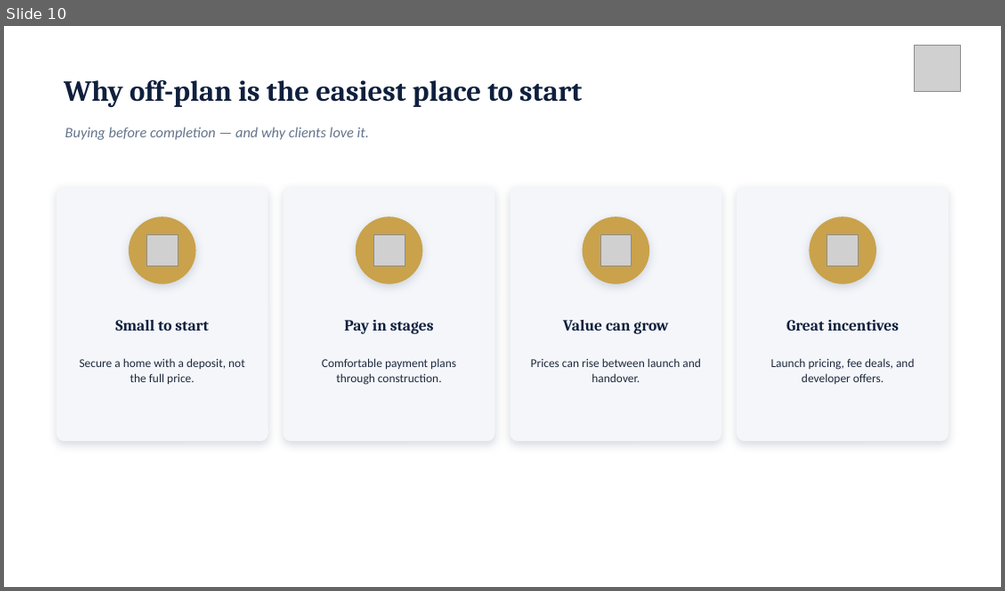
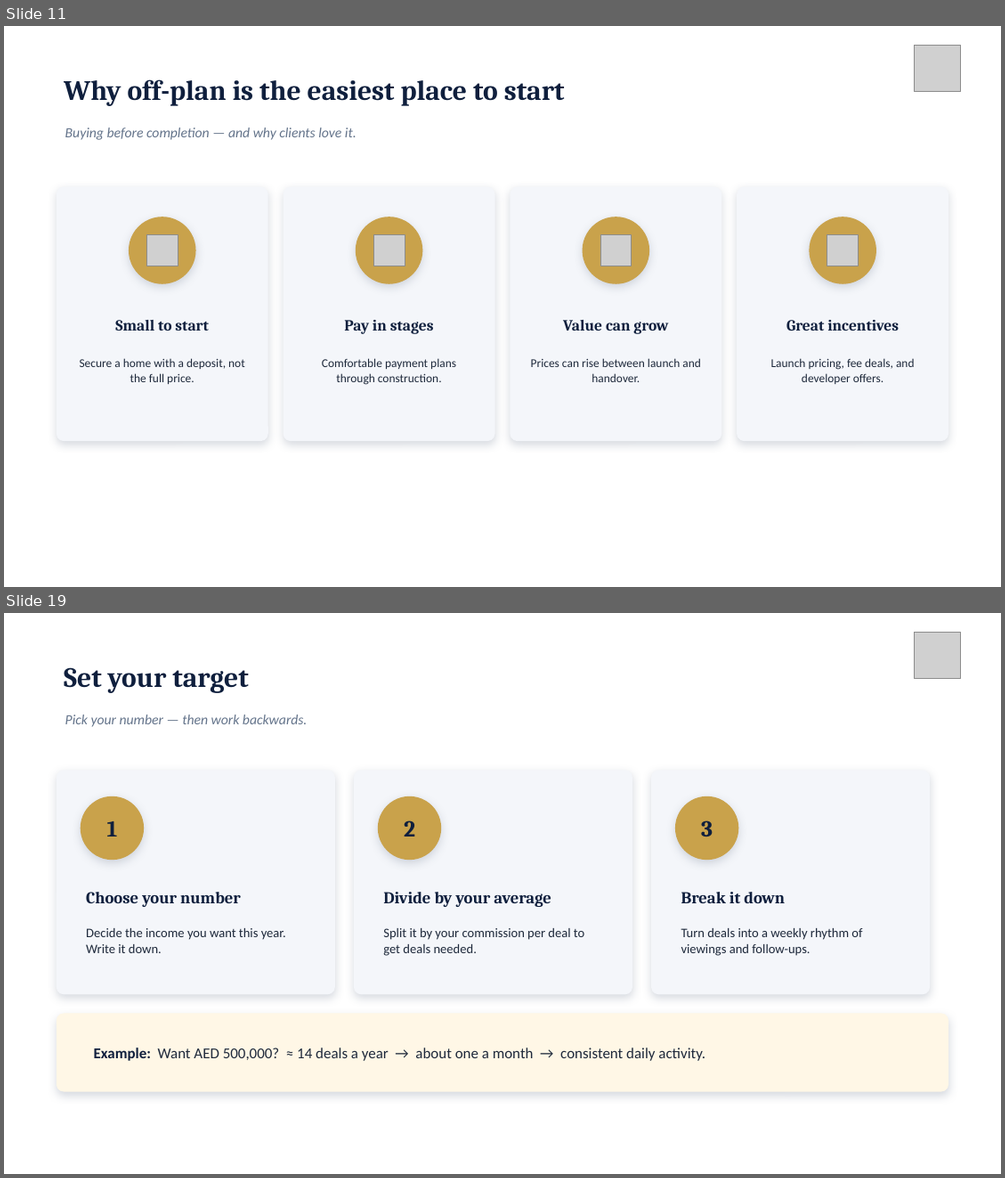
Before and after one commit to MWareth/openai-startup-name-generator, a slide deck: bridges-allies/BridgesAllies_OffPlan_Training_Day1.pptx. Shown one above the other, each under a label of ours: slide 10 before the commit, slides 11 and 19 after it; the slides between them are not shown. The pictures are 1005x591 and 1005x1178 pixels, drawn with LibreOffice and Linux fonts; fonts in the diff are those of the drawing; grey boxes stand for pictures. Boxes give left, top, right and bottom in pixels: in the first picture for what was removed or moved away, otherwise in the second. Text is boxed around its words. In the diff, an @@ line names an element or a change of style, - is before the commit and + after.

```diff
--- a/bridges-allies/BridgesAllies_OffPlan_Training_Day1.pptx
+++ b/bridges-allies/BridgesAllies_OffPlan_Training_Day1.pptx
@@ slide 19 added at <box>4,613,1001,1174</box>, background #FFFFFF @@
@@ picture added at <box>914,633,961,679</box> @@
@@ text added at <box>64,667,248,693</box>, 27 pt, text #0F1F3D, bold @@
+Set your target
@@ text added at <box>65,714,307,727</box>, 13.5 pt, text #64748B, italic @@
+Pick your number — then work backwards.
@@ rounded rectangle added at <box>57,770,335,995</box>, fill #F4F6FA @@
@@ rounded rectangle added at <box>354,770,633,995</box>, fill #F4F6FA @@
@@ rounded rectangle added at <box>652,770,930,995</box>, fill #F4F6FA @@
@@ ellipse added at <box>81,796,144,860</box>, fill #C9A24B @@
@@ ellipse added at <box>378,796,442,860</box>, fill #C9A24B @@
@@ ellipse added at <box>676,796,739,860</box>, fill #C9A24B @@
@@ text added at <box>107,821,118,836</box>, 22 pt, text #0F1F3D, bold @@
+1
@@ text added at <box>404,820,415,836</box>, 22 pt, text #0F1F3D, bold @@
+2
@@ text added at <box>701,820,712,836</box>, 22 pt, text #0F1F3D, bold @@
+3
@@ text added at <box>86,892,241,907</box>, 16 pt, text #0F1F3D, bold @@
+Choose your number
@@ text added at <box>383,892,551,907</box>, 16 pt, text #0F1F3D, bold @@
+Divide by your average
@@ text added at <box>681,892,785,903</box>, 16 pt, text #0F1F3D, bold @@
+Break it down
@@ text added at <box>86,928,286,953</box>, 12.5 pt, text #1E293B @@
+Decide the income you want this year. Write it down.
@@ text added at <box>383,928,584,956</box>, 12.5 pt, text #1E293B @@
+Split it by your commission per deal to get deals needed.
@@ text added at <box>681,928,862,956</box>, 12.5 pt, text #1E293B @@
+Turn deals into a weekly rhythm of viewings and follow-ups.
@@ rounded rectangle added at <box>57,1013,948,1092</box>, fill #FFF7E6 @@
@@ text added at <box>94,1047,705,1061</box>, 14.5 pt, text #1E293B @@
+Example: Want AED 500,000? ≈ 14 deals a year → about one a month → consistent daily activity.
@@ what was slide 10 is now slide 11 @@
@@ slide 11 changed as well @@
@@ text "Why off-plan is the easiest ..." at <box>64,79,565,106</box>: size 28 to 27 pt @@
@@ text "Buying before completion — and ..." at <box>65,127,356,140</box>: size 14 to 13.5 pt @@
```
Also in this commit, not shown: 11 other slides changed, 10 other slides added, 1 slide removed, 1 other file.
